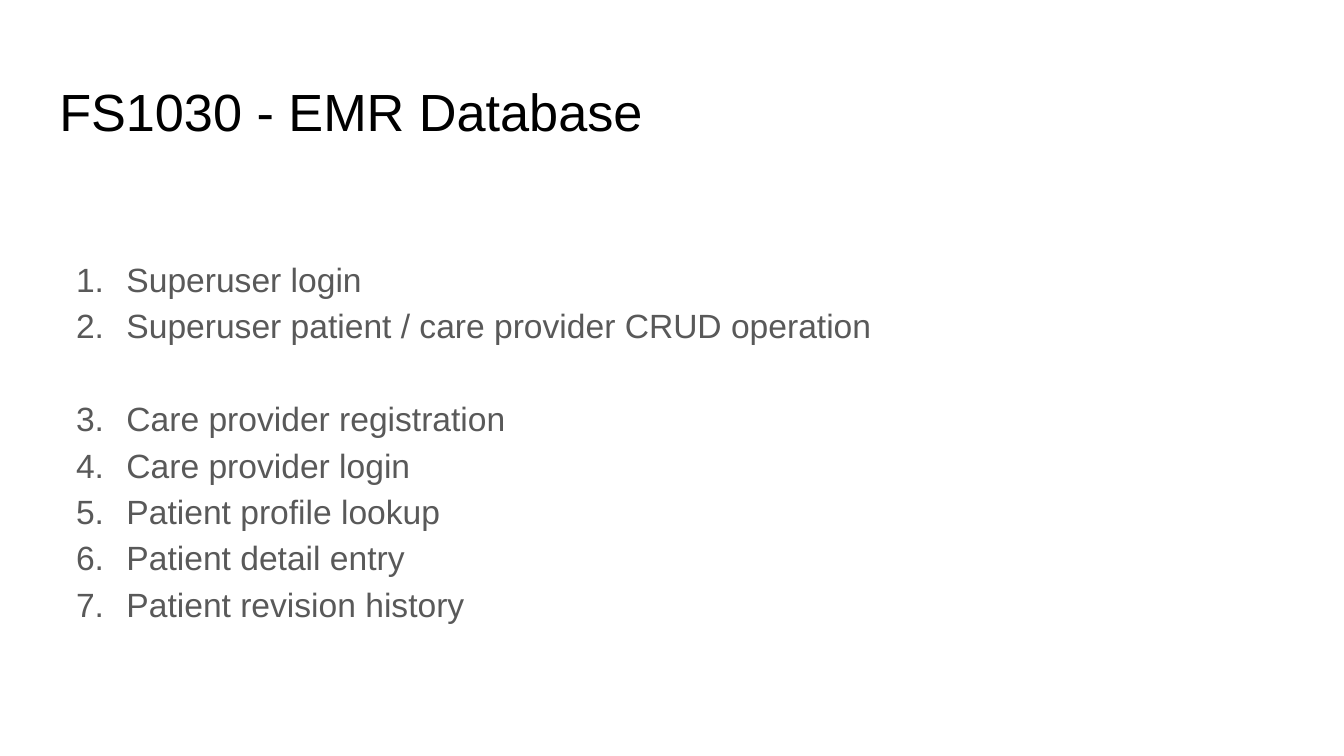
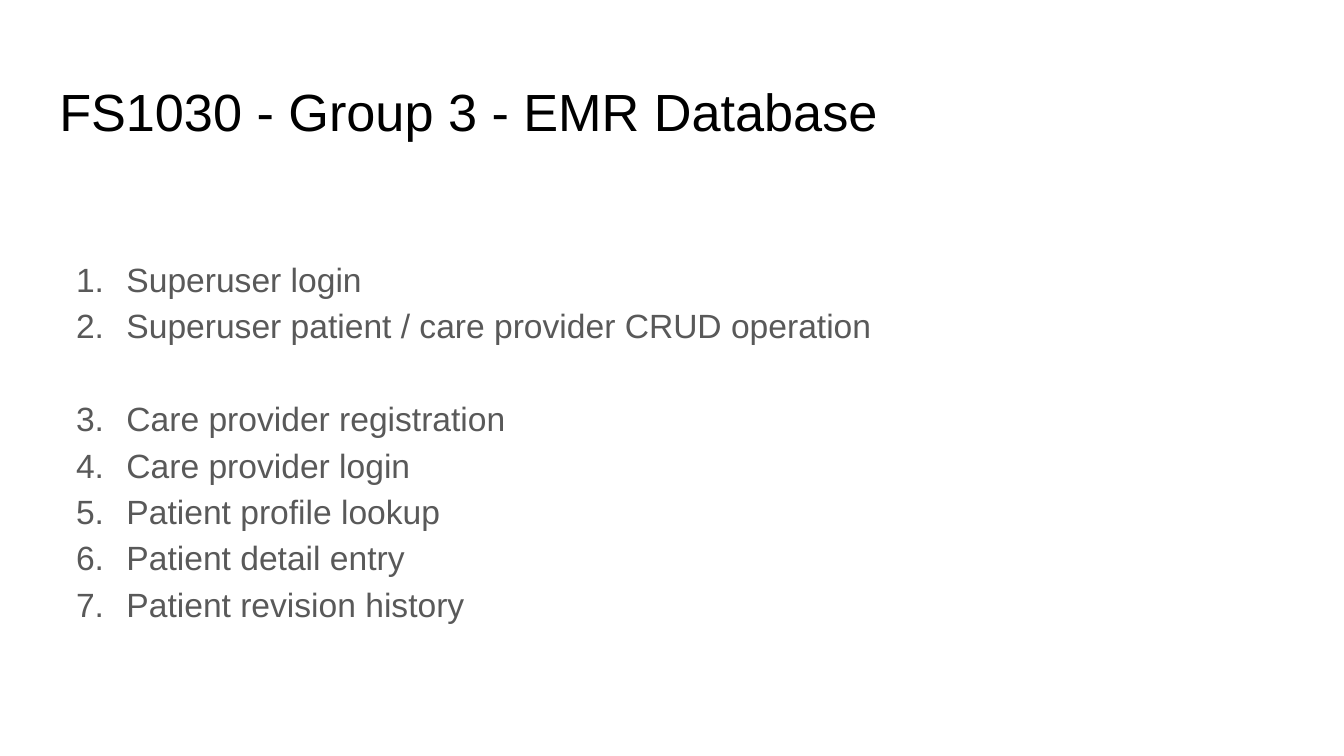
Before and after one commit to siuwafong/FS1030_group_assignment, a slide deck: slide 1 of diagrams/phase2/FS1030 - Phase 2 - Abstract SQL.pptx. Drawn at 1344x756 pixels with LibreOffice and Linux fonts; fonts in the diff are those of the drawing. Boxes give left, top, right and bottom in pixels: in the first picture for what was removed or moved away, otherwise in the second. Text is boxed around its words. In the diff, an @@ line names an element or a change of style, - is before the commit and + after.

```diff
--- a/diagrams/phase2/FS1030 - Phase 2 - Abstract SQL.pptx
+++ b/diagrams/phase2/FS1030 - Phase 2 - Abstract SQL.pptx
@@ title at <box>59,93,878,141</box>: text changed @@
-FS1030 - EMR Database
+FS1030 - Group 3 - EMR Database
```
Also in this commit, not shown: 6 slides added.
